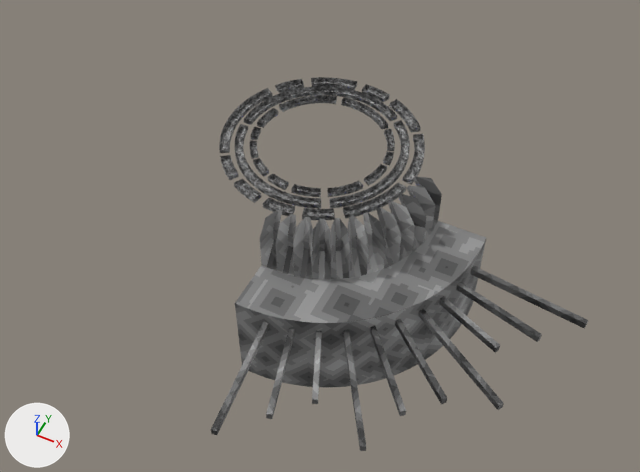
An edit to the FBX model Assets/MOON TEMPLE.fbx, drawn before and after from the same camera.
Rendered twice from a camera (50 mm lens) standing at (54.4, -109.7, 148.7) and looking at (0.7, -2.2, 14.2). Lighting does not change. The marker at lower left points along +X, +Y and +Z.

In view in the first picture: 'Ring 1', 'Ring 2', 'Ring 3', 'marble_dark'.
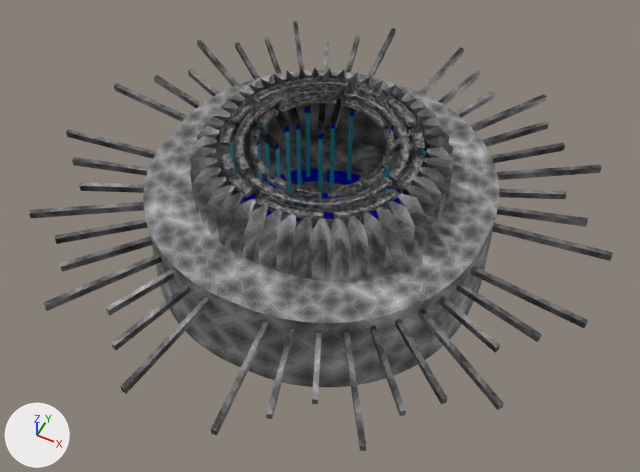
Pixel boxes (x1, y1, x2, y2) of what changed, in the pictures (640 x 472 px):
'Temple', added: after (29, 21, 613, 451)
    faces in mat_marble_light: (143, 67, 499, 323)
    faces in mat_metall_dark: (29, 21, 613, 451)
    faces in mat_marble_dark: (146, 102, 496, 387)
'marble_dark', deleted: before (211, 176, 588, 451)
    faces in mat_marble_light: (235, 176, 486, 323)
    faces in mat_marble_dark: (235, 240, 486, 387)
    faces in mat_metall_dark: (211, 266, 588, 451)
'Ring 1', turned: (219, 77, 425, 220) in both
'Ring 2', turned: before (234, 86, 410, 209); after (235, 86, 410, 209)
'Water', added: after (225, 108, 427, 230)
    faces in mat_water_fall (cyan #1dcde7): (226, 112, 426, 223)
    faces in mat_water_idle (blue #0200e7): (225, 108, 427, 230)

Patch to the scene script:
```diff
--- a/Assets/MOON TEMPLE.fbx.py
+++ b/Assets/MOON TEMPLE.fbx.py
@@ me_circle_002 @@
+me_circle_002.from_pydata(...)  # 5611 vertices, 5166 faces; spans x -55.0..55.0, y -55.0..55.0, z -0.5..38.0
+# faces by material slot: [3430, 1160, 576]
+me_circle_002.materials.append(mat_marble_light)
+me_circle_002.materials.append(mat_metall_dark)
+me_circle_002.materials.append(mat_marble_dark)
@@ me_circle_003 @@
+me_circle_003.from_pydata(...)  # 1504 vertices, 444 faces; spans x -55.0..55.0, y -55.0..55.0, z -5.5..24.5
+# faces by material slot: [240, 204]
+me_circle_003.materials.append(mat_water_fall)  # cyan #1dcde7
+me_circle_003.materials.append(mat_water_idle)  # blue #0200e7
@@ ob_marble_dark @@
-ob_marble_dark = bpy.data.objects.new('marble_dark', me_circle_001)
-ob_marble_dark.location = (0.0, 0.0, 0.0)
@@ ob_ring_2 @@
 ob_ring_2.location = (0.0, 0.0, 0.0)
-ob_ring_2.rotation_euler = (0.0, 0.0, 2.465)  # degrees (0, 0, 141)
+ob_ring_2.rotation_euler = (0.0, 0.0, -2.928)  # degrees (0, 0, -168)
@@ ob_ring_1 @@
 ob_ring_1.location = (0.0, 0.0, 0.0)
-ob_ring_1.rotation_euler = (0.0, 0.0, 1.411)  # degrees (0, 0, 81)
+ob_ring_1.rotation_euler = (0.0, 0.0, 0.523)  # degrees (0, 0, 30)
@@ ob_temple @@
+ob_temple = bpy.data.objects.new('Temple', me_circle_002)
+ob_temple.location = (0.0, 0.0, 0.0)
@@ ob_water @@
+ob_water = bpy.data.objects.new('Water', me_circle_003)
+ob_water.location = (0.0, 0.0, 0.0)
```
